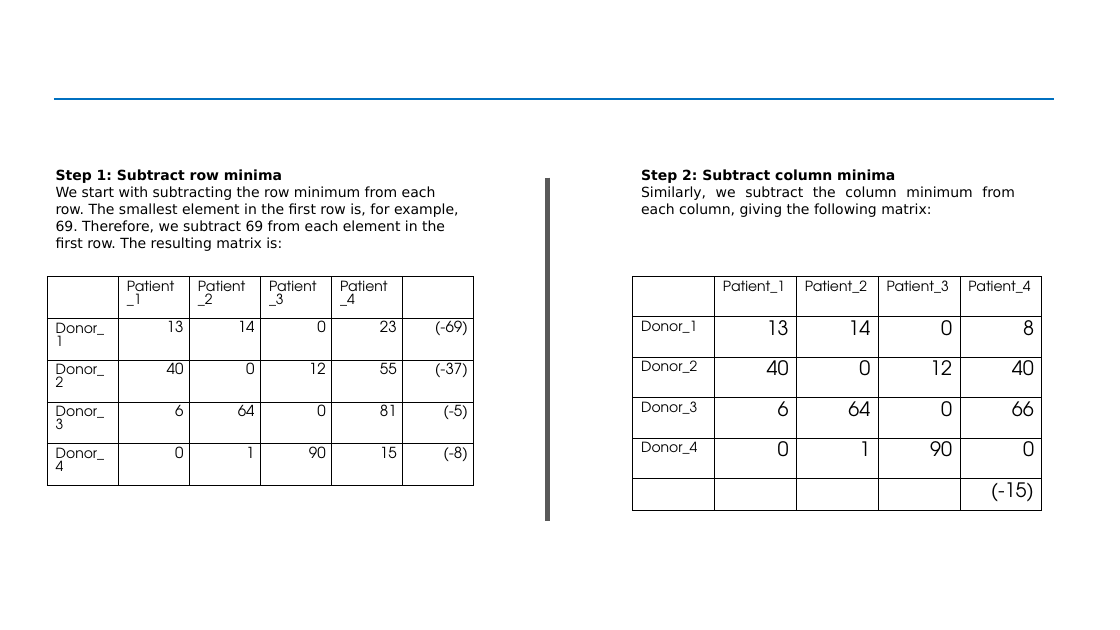
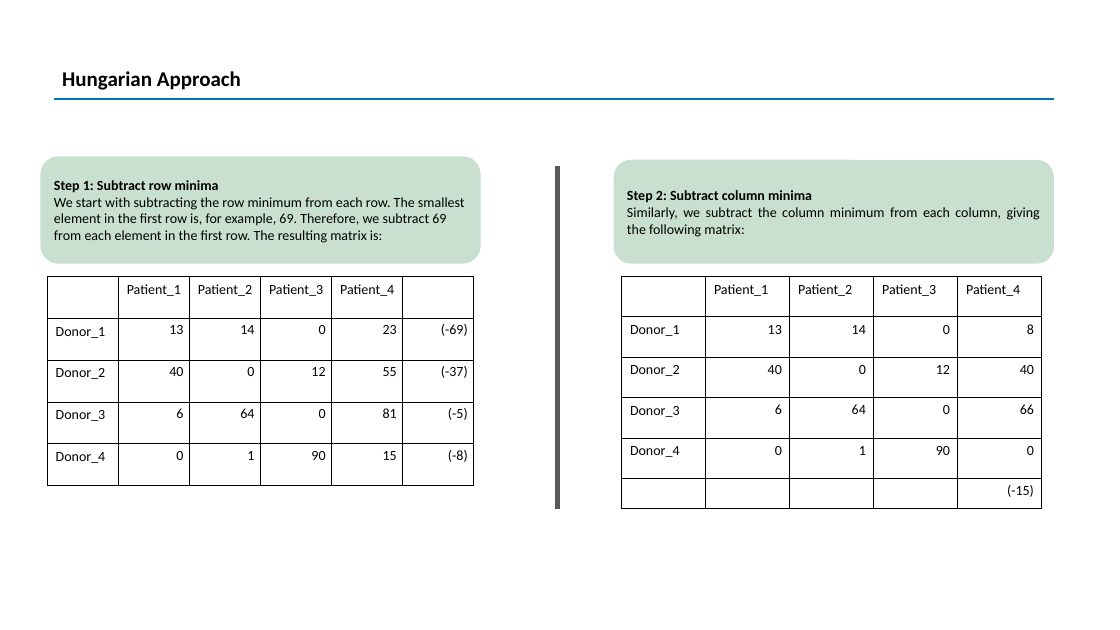
Before and after one commit to harish-udhay/Hungarian_algorithm_for_kidney_exchange, a slide deck: slide 3 of project.pptx. Drawn at 1120x630 pixels with LibreOffice and Linux fonts; fonts in the diff are those of the drawing. Boxes give left, top, right and bottom in pixels: in the first picture for what was removed or moved away, otherwise in the second. Text is boxed around its words. In the diff, an @@ line names an element or a change of style, - is before the commit and + after.

```diff
--- a/project.pptx
+++ b/project.pptx
@@ rectangle removed at (0,0,1120,630) @@
@@ text added at (62,71,241,90), 18 pt, text #000000, bold @@
+Hungarian Approach
@@ rounded rectangle "Step 1: Subtract row minima": place and size @@
-rounded rectangle "Step 1: Subtract row minima" at (56,169,459,251)
+rounded rectangle "Step 1: Subtract row minima" at (40,156,481,264)
@@ rounded rectangle "Step 1: Subtract row minima" at (40,156,481,264): font DejaVu Sans to Calibri; fill none to #C9DFCF @@
@@ line moved from (548, 178) - (548, 521) to (558, 166) - (558, 509) @@
@@ rounded rectangle "Step 2: Subtract column minima" at (614,160,1054,264): font DejaVu Sans to Calibri; fill none to #C9DFCF @@
@@ rounded rectangle "Step 2: Subtract column minima": place and size @@
-rounded rectangle "Step 2: Subtract column minima" at (641,169,1015,217)
+rounded rectangle "Step 2: Subtract column minima" at (614,160,1054,264)
@@ table at (47,276,476,486) @@
@@ font TeX Gyre Adventor to Calibri @@
@@ size 13 to 12 pt in "13", "14", "0", "23" and 16 more places @@
@@ table at (622,276,1042,509) @@
@@ font TeX Gyre Adventor to Calibri @@
@@ size 17 to 12 pt in "13", "14", "0", "8" and 13 more places @@
@@ table: place and size @@
-table at (633,276,1040,510)
+table at (622,276,1042,509)
```
Also in this commit, not shown: 4 other slides changed, 4 slides added, 3 slides removed.
